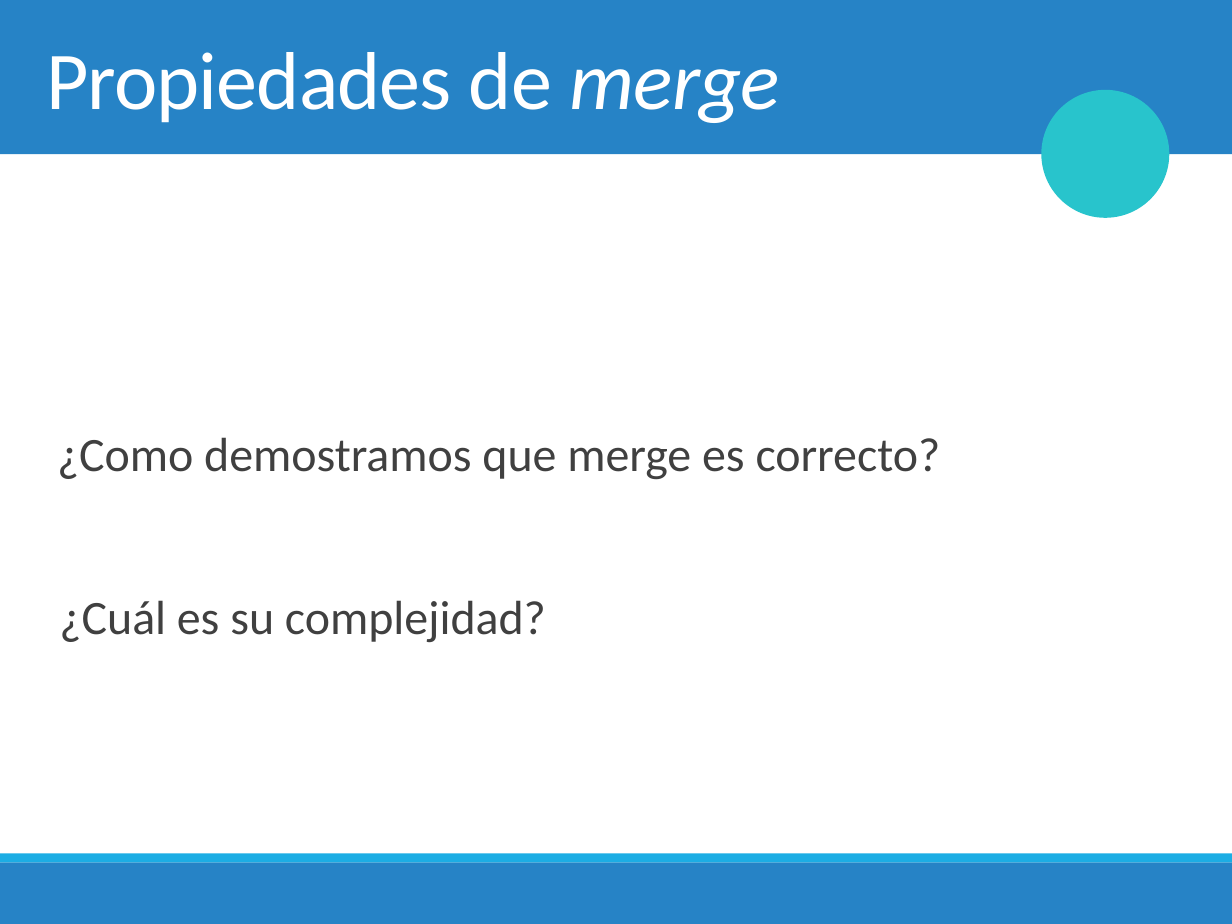
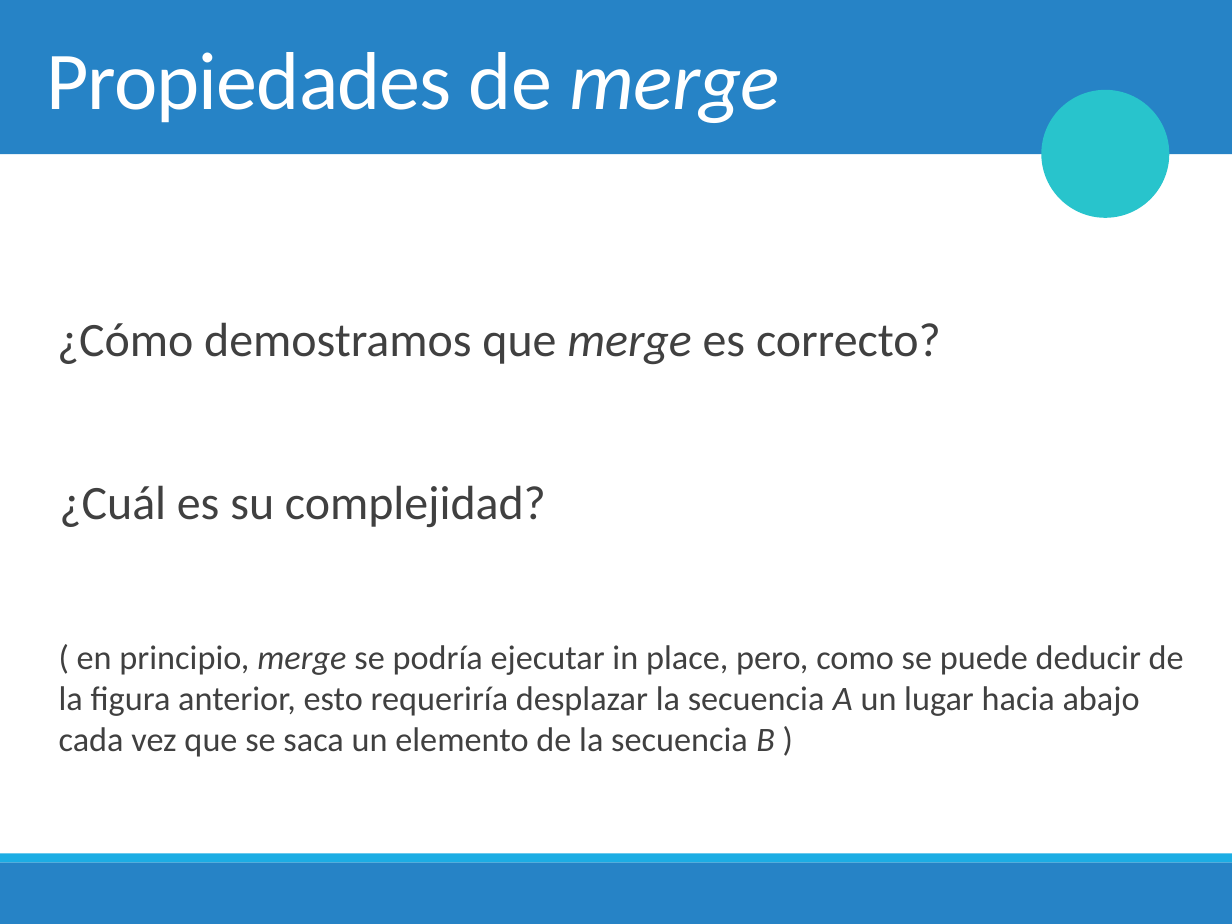
Before and after one commit to chris-carstens/2020-2, a slide deck: slide 8 of Clases/02 - Merge Sort & Dividir para Conquistar/03 - Merge Sort & Dividir para Conquistar.pptx. Drawn at 1232x924 pixels with LibreOffice and Linux fonts; fonts in the diff are those of the drawing; background and template pictures are left out. Boxes give left, top, right and bottom in pixels: in the first picture for what was removed or moved away, otherwise in the second. Text is boxed around its words. In the diff, an @@ line names an element or a change of style, - is before the commit and + after.

```diff
--- a/Clases/02 - Merge Sort & Dividir para Conquistar/03 - Merge Sort & Dividir para Conquistar.pptx
+++ b/Clases/02 - Merge Sort & Dividir para Conquistar/03 - Merge Sort & Dividir para Conquistar.pptx
@@ text at (57,322,941,364): text changed @@
-¿Como demostramos que merge es correcto?
+¿Cómo demostramos que merge es correcto?
@@ text at (59,645,1184,757): paragraph added @@
+  ( en principio, merge se podría ejecutar in place, pero, como se puede deducir de la figura anterior, esto requeriría desplazar la secuencia A un lugar hacia abajo cada vez que se saca un elemento de la secuencia B )
```
Also in this commit, not shown: 8 other slides changed, 1 slide added, 7 other files.
